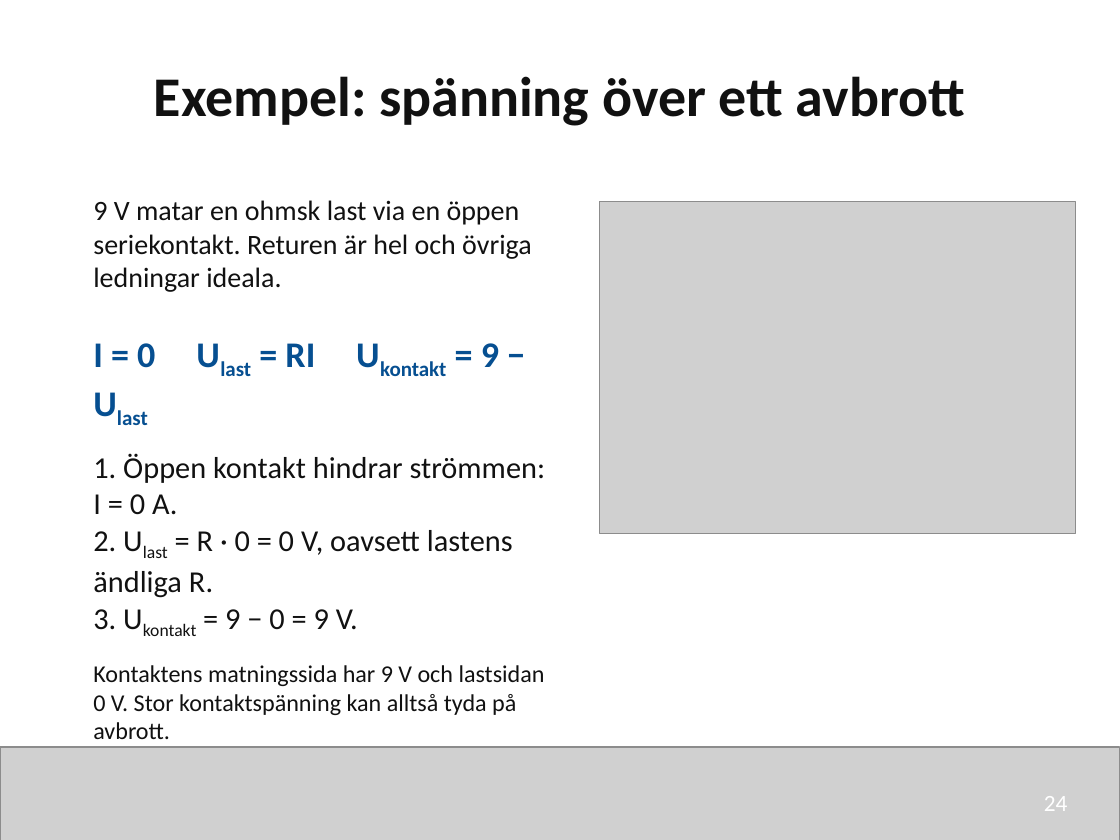
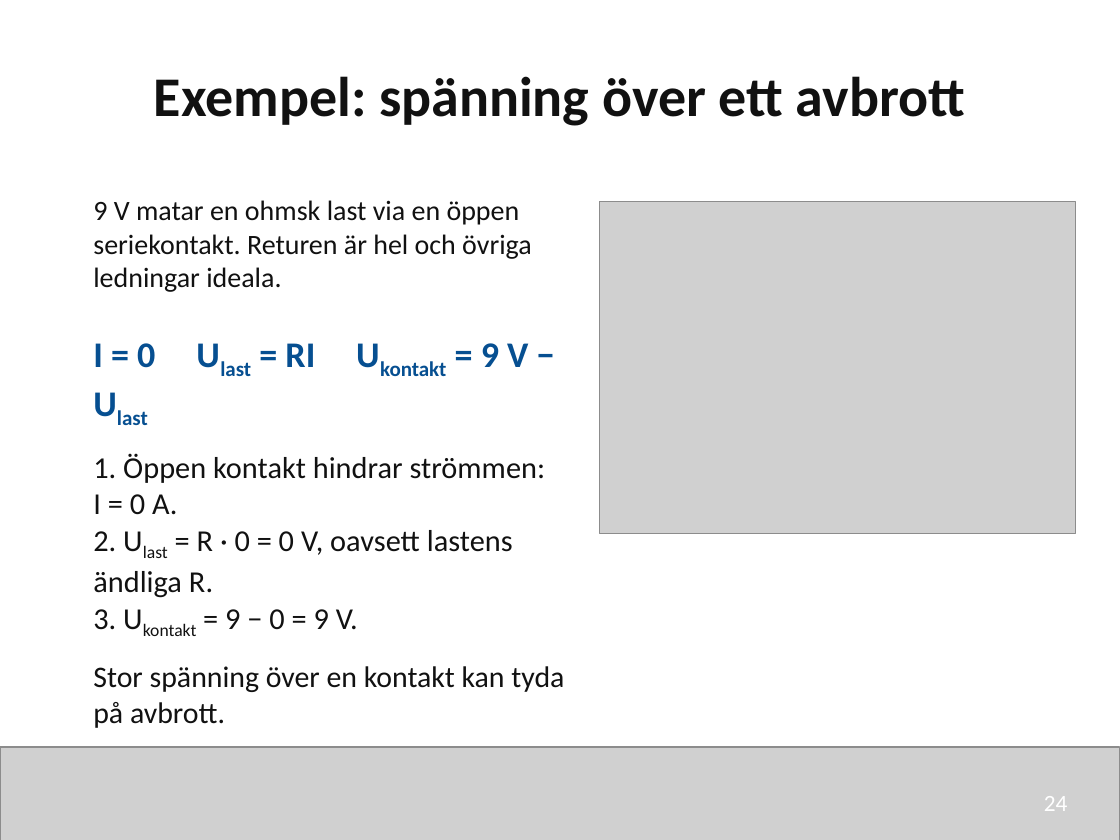
Before and after one commit to nj22az/nj22az.github.io, a slide deck: slide 24 of sjoskolan/vecka-43/aktuell/v43_03_Elscheman_och_dokumentation_elev.pptx. Drawn at 1120x840 pixels with LibreOffice and Linux fonts; fonts in the diff are those of the drawing; grey boxes stand for pictures. Boxes give left, top, right and bottom in pixels: in the first picture for what was removed or moved away, otherwise in the second. Text is boxed around its words. In the diff, an @@ line names an element or a change of style, - is before the commit and + after.

```diff
--- a/sjoskolan/vecka-43/aktuell/v43_03_Elscheman_och_dokumentation_elev.pptx
+++ b/sjoskolan/vecka-43/aktuell/v43_03_Elscheman_och_dokumentation_elev.pptx
@@ text at (93,343,528,368): text changed @@
-I = 0 Ulast = RI Ukontakt = 9 − Ulast
+I = 0 Ulast = RI Ukontakt = 9 V − Ulast
@@ text at (93,666,564,728): text changed; size 15.5 to 19.1 pt @@
-Kontaktens matningssida har 9 V och lastsidan 0 V. Stor kontaktspänning kan alltså tyda på avbrott.
+Stor spänning över en kontakt kan tyda på avbrott.
```
Also in this commit, not shown: 5 other slides changed, 13 other files.
